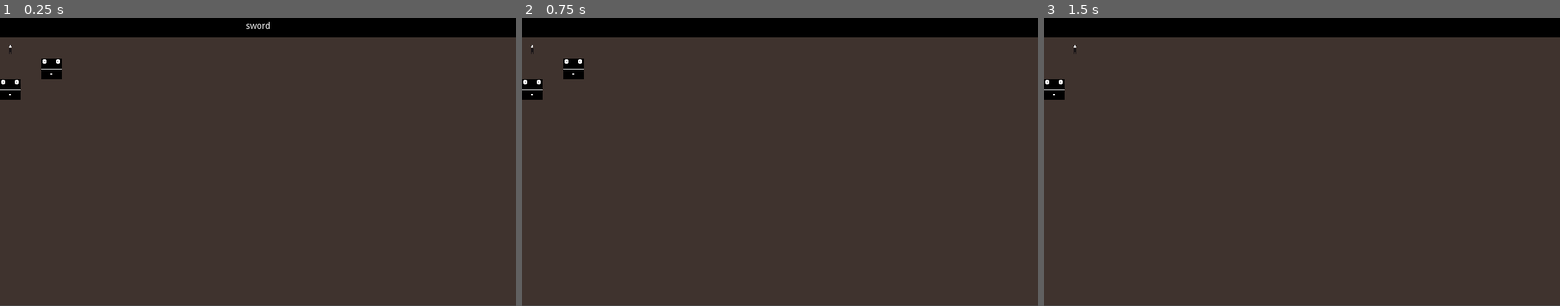
Above: before the commit, frames 1-3 (left to right).
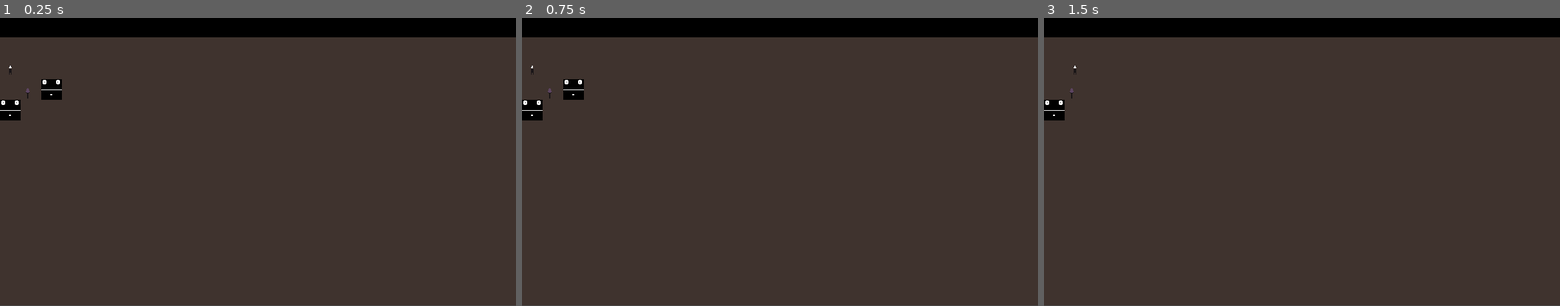
Above: after the commit, the same moments.

Repository: Academia-Team/Academia-Fall-of-the-Citadel
Game: Godot game, scene res://scene/gamescr.tscn
The game is run twice, just before and just after one commit, with the same random seed, the same clock (stepped at 60 frames per second) and the same inputs.
Inputs:
- Up to frame 1 (0.25 s): no input
- Up to frame 2 (0.75 s): tap Enter at 0.5 s; hold Right (move_right) from 0.53 s (still down); tap Space (action) at 0.6 s
- Up to frame 3 (1.5 s): release Right (move_right) at 1.28 s; hold Down (move_down) from 1.28 s (still down); tap Ctrl (stay) at 1.35 s

The runs differ from the first frame. In frame 1, 1.2% of the frame differs, in the area x 0-53%, y 1-36%; in frame 2, 1.2%; in frame 3, 0.6%.

Commit message:
Move sprites so y coordinate is positive

Diff:
--- a/scene/player.tscn
+++ b/scene/player.tscn
@@ -10,11 +10,11 @@
 script = ExtResource( 2 )
 
 [node name="collisionbox" type="CollisionShape2D" parent="."]
-position = Vector2( 16, -16 )
+position = Vector2( 16, 16 )
 shape = SubResource( 1 )
 
 [node name="Sprite" type="Sprite" parent="."]
-position = Vector2( 16, -16 )
+position = Vector2( 16, 16 )
 texture = ExtResource( 1 )
 
 [node name="move_timer" type="Timer" parent="."]
--- a/scene/sword.tscn
+++ b/scene/sword.tscn
@@ -11,9 +11,9 @@
 script = ExtResource( 2 )
 
 [node name="collisionbox" type="CollisionShape2D" parent="."]
-position = Vector2( 16, -16.3333 )
+position = Vector2( 16, 16.6667 )
 shape = SubResource( 1 )
 
 [node name="Sprite" type="Sprite" parent="."]
-position = Vector2( 16, -16 )
+position = Vector2( 16, 16 )
 texture = ExtResource( 1 )
--- a/scene/zombie.tscn
+++ b/scene/zombie.tscn
@@ -10,9 +10,9 @@
 script = ExtResource( 2 )
 
 [node name="collisionBox" type="CollisionShape2D" parent="."]
-position = Vector2( 16, -16 )
+position = Vector2( 16, 16 )
 shape = SubResource( 1 )
 
 [node name="Sprite" type="Sprite" parent="."]
-position = Vector2( 16, -16 )
+position = Vector2( 16, 16 )
 texture = ExtResource( 1 )
